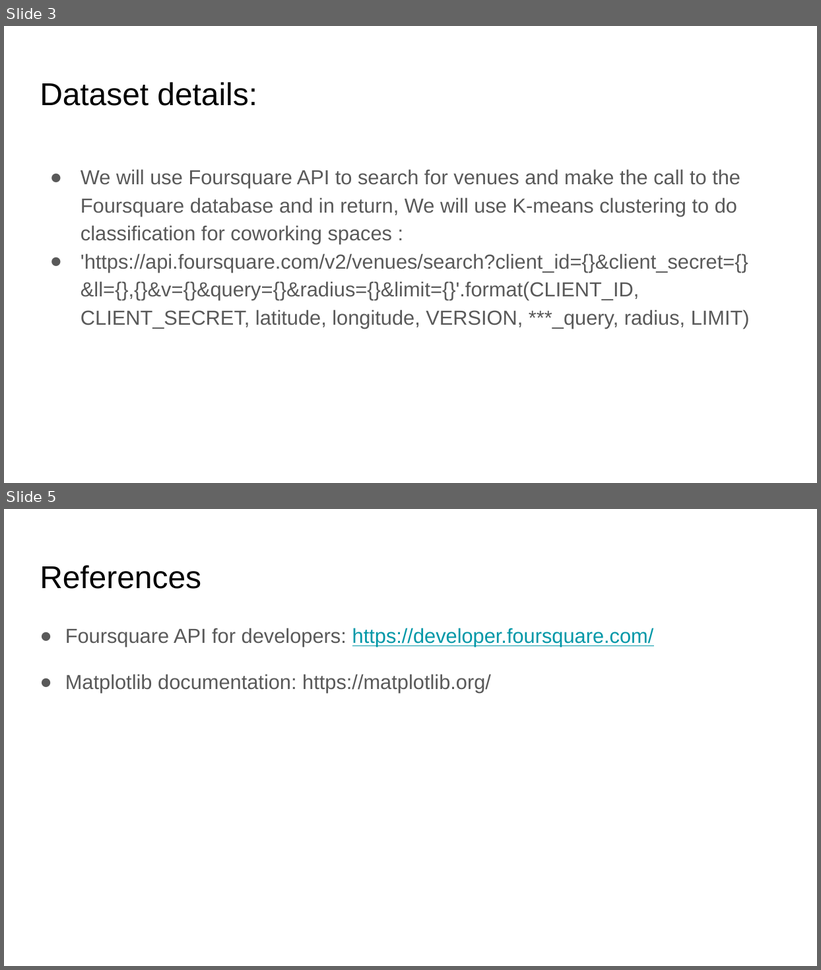
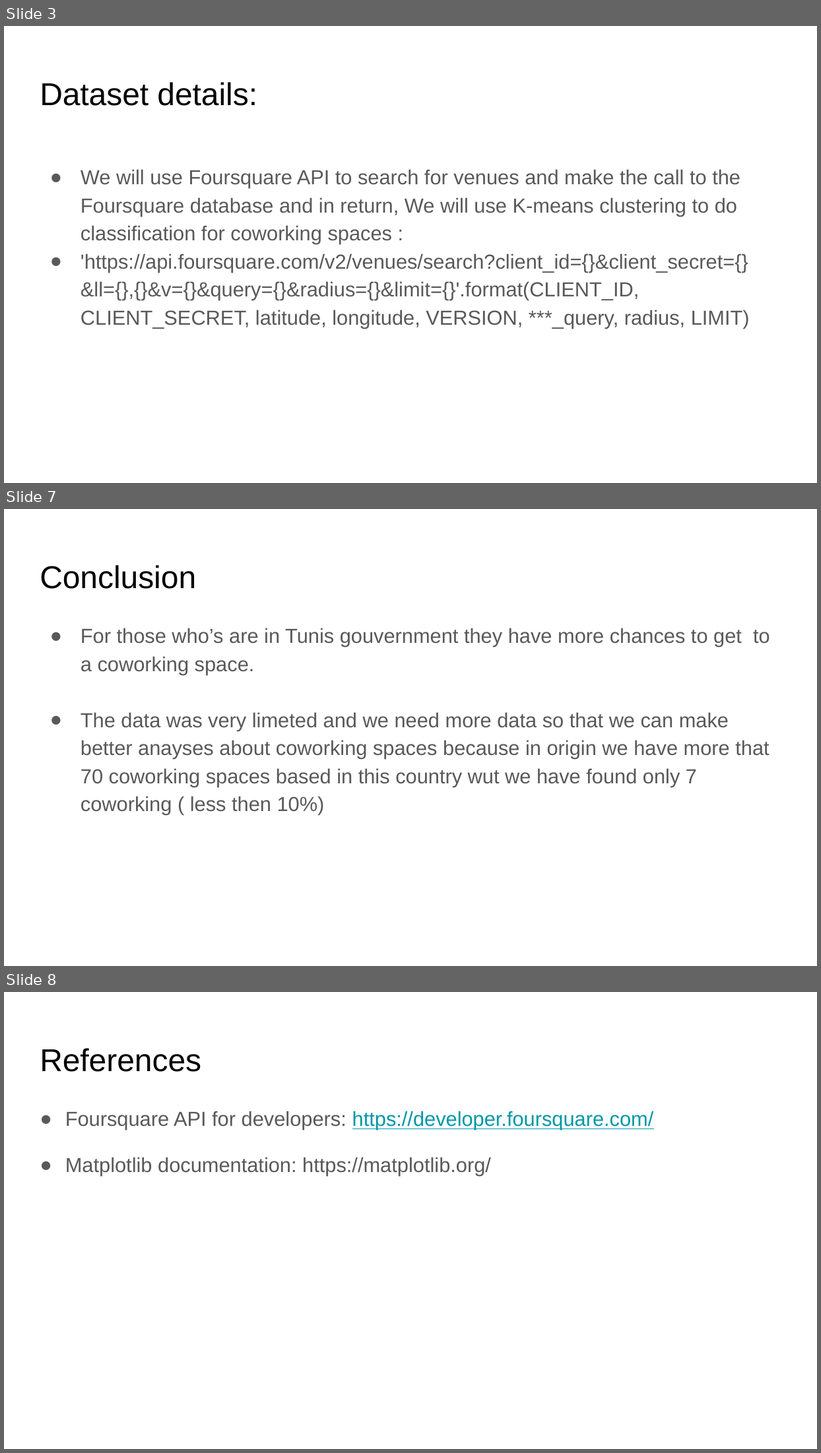
Before and after one commit to Soussi-Aymen/Coursera_Capstone, a slide deck: Capstone-Project-Report.pptx. Shown one above the other, each under a label of ours: slides 3 and 5 before the commit, slides 3, 7 and 8 after it; the slides between them are not shown. The pictures are 821x970 and 821x1453 pixels, drawn with LibreOffice and Linux fonts; fonts in the diff are those of the drawing. Boxes give left, top, right and bottom in pixels: in the first picture for what was removed or moved away, otherwise in the second. Text is boxed around its words. In the diff, an @@ line names an element or a change of style, - is before the commit and + after.

```diff
--- a/Capstone-Project-Report.pptx
+++ b/Capstone-Project-Report.pptx
@@ slide 7 added at <box>4,509,817,966</box>, background #FFFFFF @@
@@ title added at <box>40,565,196,589</box>, 28 pt, text #000000 @@
+Conclusion
@@ text added at <box>81,628,770,815</box>, 18 pt, text #595959 @@
+● For those who’s are in Tunis gouvernment they have more chances to get to a coworking space.
+● The data was very limeted and we need more data so that we can make better anayses about coworking spaces because in origin we have more that 70 coworking spaces based in this country wut we have found only 7 coworking ( less then 10%)
@@ what was slide 5 is now slide 8 @@
```
Also in this commit, not shown: 3 other slides added, 1 slide removed, 2 other files.
